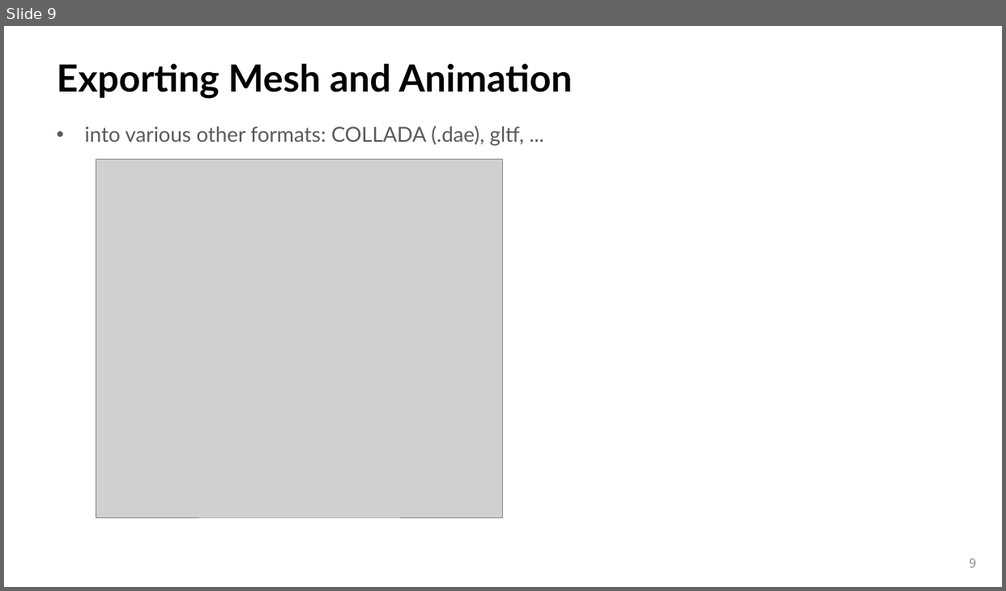
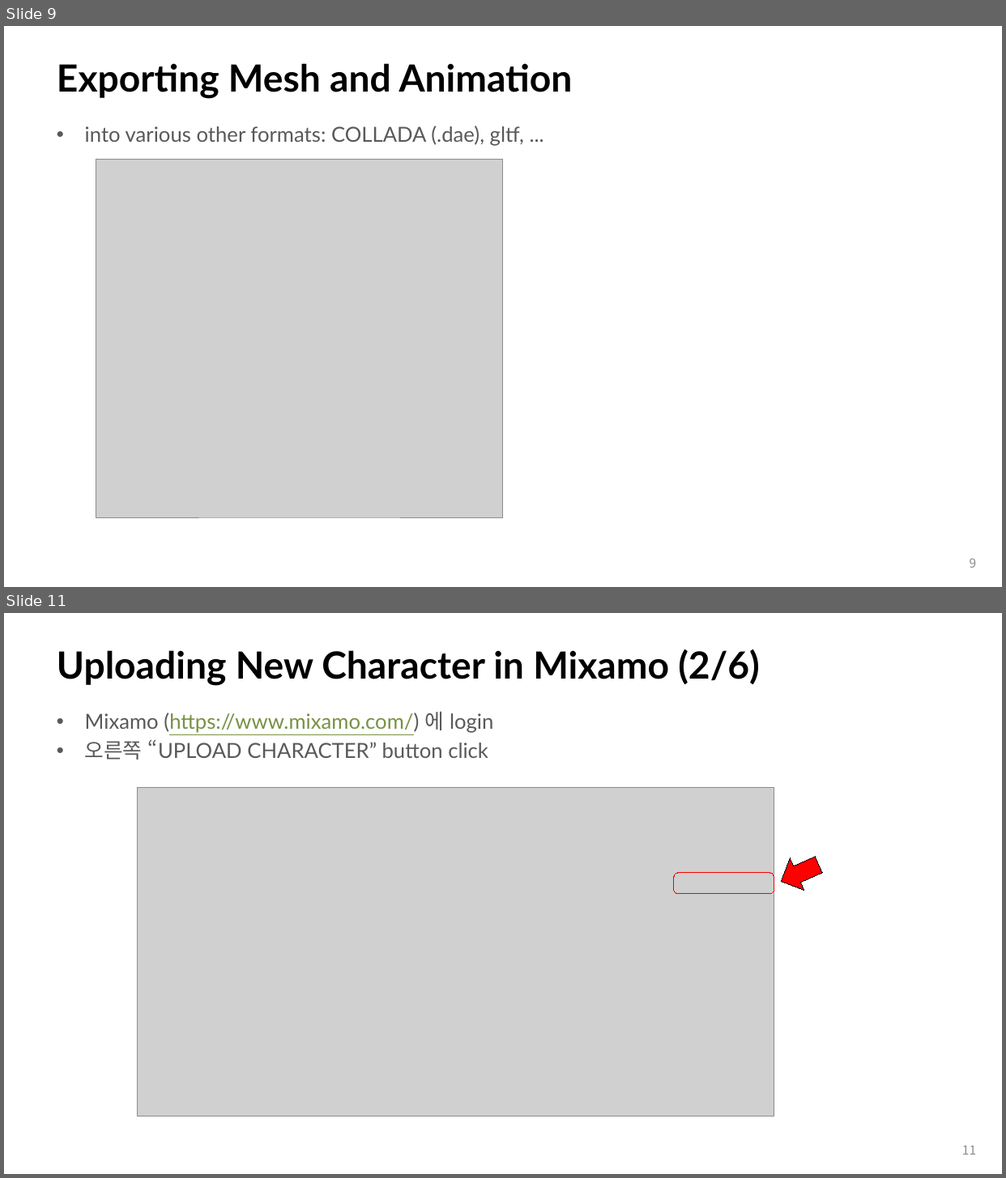
Before and after one commit to iklee99/WebGLDist, a slide deck: Notes/11_2_SkeletalAnimation.pptx. Shown one above the other, each under a label of ours: slide 9 before the commit, slides 9 and 11 after it; the slides between them are not shown. The pictures are 1006x591 and 1006x1178 pixels, drawn with LibreOffice and Linux fonts; fonts in the diff are those of the drawing; grey boxes stand for pictures. Boxes give left, top, right and bottom in pixels: in the first picture for what was removed or moved away, otherwise in the second. Text is boxed around its words. In the diff, an @@ line names an element or a change of style, - is before the commit and + after.

```diff
--- a/Notes/11_2_SkeletalAnimation.pptx
+++ b/Notes/11_2_SkeletalAnimation.pptx
@@ slide 11 added at box(4, 613, 1002, 1174), background #FFFFFF @@
@@ title added at box(57, 649, 759, 686), 36 pt, text #000000, bold @@
+Uploading New Character in Mixamo (2/6)
@@ text added at box(85, 712, 493, 760), 20 pt, text #595959 @@
+• Mixamo (https://www.mixamo.com/) 에 login
+• 오른쪽 “UPLOAD CHARACTER” button click
@@ picture added at box(138, 787, 774, 1116) @@
@@ down arrow added at box(774, 849, 826, 897), fill #FF0000, outline #000000 0.75 pt @@
@@ rounded rectangle added at box(674, 873, 774, 894), outline #FF0000 0.75 pt @@
@@ page number added at box(962, 1146, 976, 1155), 12 pt, text #8C8C8C @@
+11
```
Also in this commit, not shown: 5 other slides added.
